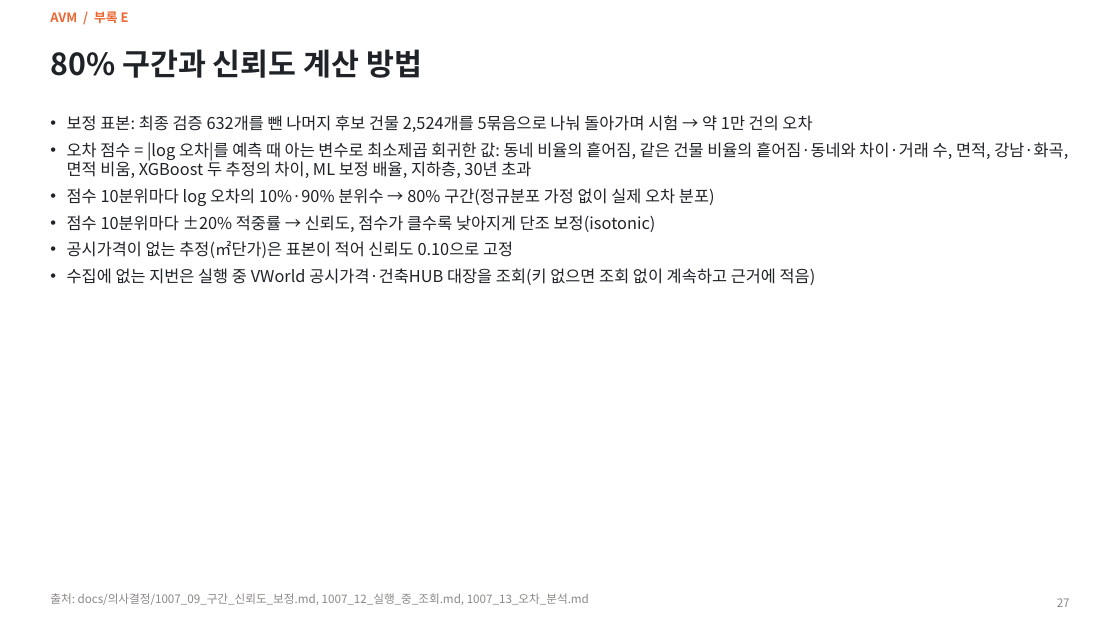
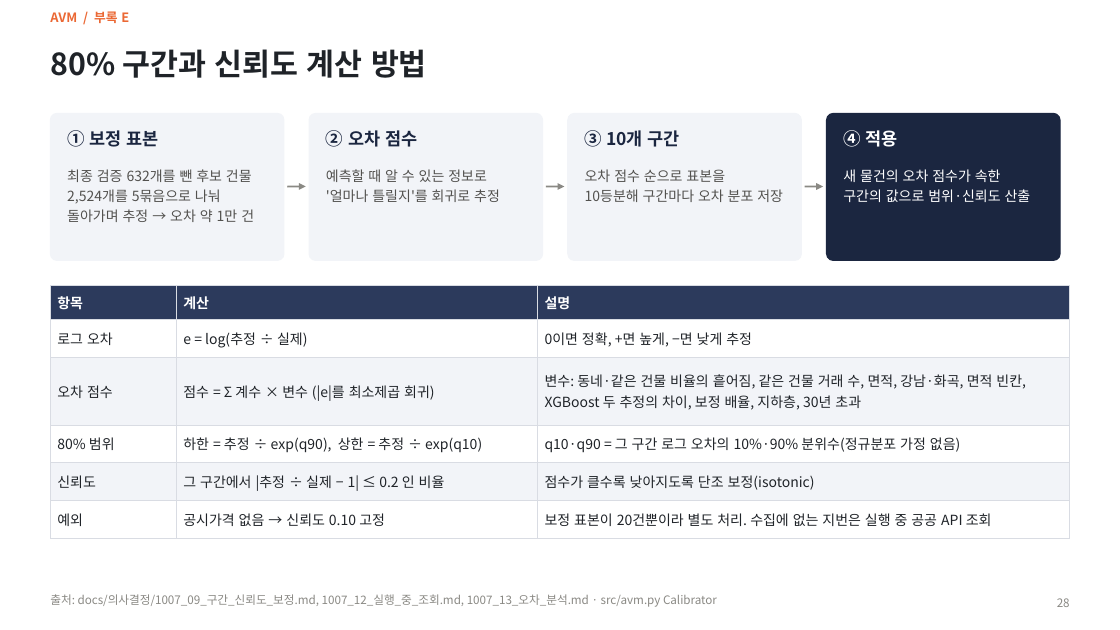
Before and after one commit to KimInSeok-DA/DA_Seoul_Villa_AVM, a slide deck: slide 28 of presentation/AVM_발표.pptx (slide 27 before the commit). Drawn at 1120x630 pixels with LibreOffice and Linux fonts; fonts in the diff are those of the drawing. Boxes give left, top, right and bottom in pixels: in the first picture for what was removed or moved away, otherwise in the second. Text is boxed around its words. In the diff, an @@ line names an element or a change of style, - is before the commit and + after.

Commit message:
PPT: 제출용 어투·Pretendard·한글 줄바꿈, 피드백 반영, 잘 맞힌 사례·실행 화면, 요약본 9장, PDF

```diff
--- a/presentation/AVM_발표.pptx
+++ b/presentation/AVM_발표.pptx
@@ rounded rectangle added at [50, 113, 284, 260], fill #F2F4F8, outline #F2F4F8 1 pt @@
@@ text removed at [67, 115, 1068, 285] @@
-• 보정 표본: 최종 검증 632개를 뺀 나머지 후보 건물 2,524개를 5묶음으로 나눠 돌아가며 시험 → 약 1만 건의 오차
-• 오차 점수 = |log 오차|를 예측 때 아는 변수로 최소제곱 회귀한 값: 동네 비율의 흩어짐, 같은 건물 비율의 흩어짐·동네와 차이·거래 수, 면적, 강남·화곡, 면적 비움, XGBoost 두 추정의 차이, ML 보정 배율, 지하층, 30년 초과
-• 점수 10분위마다 log 오차의 10%·90% 분위수 → 80% 구간(정규분포 가정 없이 실제 오차 분포)
-• 점수 10분위마다 ±20% 적중률 → 신뢰도, 점수가 클수록 낮아지게 단조 보정(isotonic)
-• 공시가격이 없는 추정(㎡단가)은 표본이 적어 신뢰도 0.10으로 고정
-• 수집에 없는 지번은 실행 중 VWorld 공시가격·건축HUB 대장을 조회(키 없으면 조회 없이 계속하고 근거에 적음)
@@ rounded rectangle added at [309, 113, 543, 260], fill #F2F4F8, outline #F2F4F8 1 pt @@
@@ rounded rectangle added at [568, 113, 802, 260], fill #F2F4F8, outline #F2F4F8 1 pt @@
@@ rounded rectangle added at [827, 113, 1060, 260], fill #1B2640, outline #1B2640 1 pt @@
@@ text added at [67, 130, 159, 147], 15 pt, text #1B2640, bold @@
+① 보정 표본
@@ text added at [326, 130, 417, 147], 15 pt, text #1B2640, bold @@
+② 오차 점수
@@ text added at [585, 130, 680, 147], 15 pt, text #1B2640, bold @@
+③ 10개 구간
@@ text added at [843, 130, 898, 147], 15 pt, text #FFFFFF, bold @@
+④ 적용
@@ text added at [67, 169, 254, 222], 12 pt, text #52514E @@
+최종 검증 632개를 뺀 후보 건물
+2,524개를 5묶음으로 나눠
+돌아가며 추정 → 오차 약 1만 건
@@ text added at [326, 169, 500, 202], 12 pt, text #52514E @@
+예측할 때 알 수 있는 정보로
+'얼마나 틀릴지'를 회귀로 추정
@@ text added at [585, 169, 783, 202], 12 pt, text #52514E @@
+오차 점수 순으로 표본을
+10등분해 구간마다 오차 분포 저장
@@ text added at [843, 169, 1031, 202], 12 pt, text #FFFFFF @@
+새 물건의 오차 점수가 속한
+구간의 값으로 범위·신뢰도 산출
@@ arrow added from (287, 187) to (306, 187), #8A8984 1.5 pt @@
@@ arrow added from (546, 187) to (565, 187), #8A8984 1.5 pt @@
@@ arrow added from (805, 187) to (823, 187), #8A8984 1.5 pt @@
@@ table added at [50, 286, 1070, 530], 6 rows, 3 columns @@
+항목 | 계산 | 설명
+로그 오차 | e = log(추정 ÷ 실제) | 0이면 정확, +면 높게, −면 낮게 추정
+오차 점수 | 점수 = Σ 계수 × 변수 (|e|를 최소제곱 회귀) | 변수: 동네·같은 건물 비율의 흩어짐, 같은 건물 거래 수, 면적, 강남·화곡, 면적 빈칸, / XGBoost 두 추정의 차이, 보정 배율, 지하층, 30년 초과
+80% 범위 | 하한 = 추정 ÷ exp(q90), 상한 = 추정 ÷ exp(q10) | q10·q90 = 그 구간 로그 오차의 10%·90% 분위수(정규분포 가정 없음)
+신뢰도 | 그 구간에서 |추정 ÷ 실제 − 1| ≤ 0.2 인 비율 | 점수가 클수록 낮아지도록 단조 보정(isotonic)
+예외 | 공시가격 없음 → 신뢰도 0.10 고정 | 보정 표본이 20건뿐이라 별도 처리. 수집에 없는 지번은 실행 중 공공 API 조회
@@ text at [50, 594, 717, 607]: text changed @@
-출처: docs/의사결정/1007_09_구간_신뢰도_보정.md, 1007_12_실행_중_조회.md, 1007_13_오차_분석.md
+출처: docs/의사결정/1007_09_구간_신뢰도_보정.md, 1007_12_실행_중_조회.md, 1007_13_오차_분석.md · src/avm.py Calibrator
@@ page number at [1057, 598, 1070, 607]: text changed @@
-27
+28
```
Also in this commit, not shown: 28 other slides changed, 1 slide added, 14 other files.
